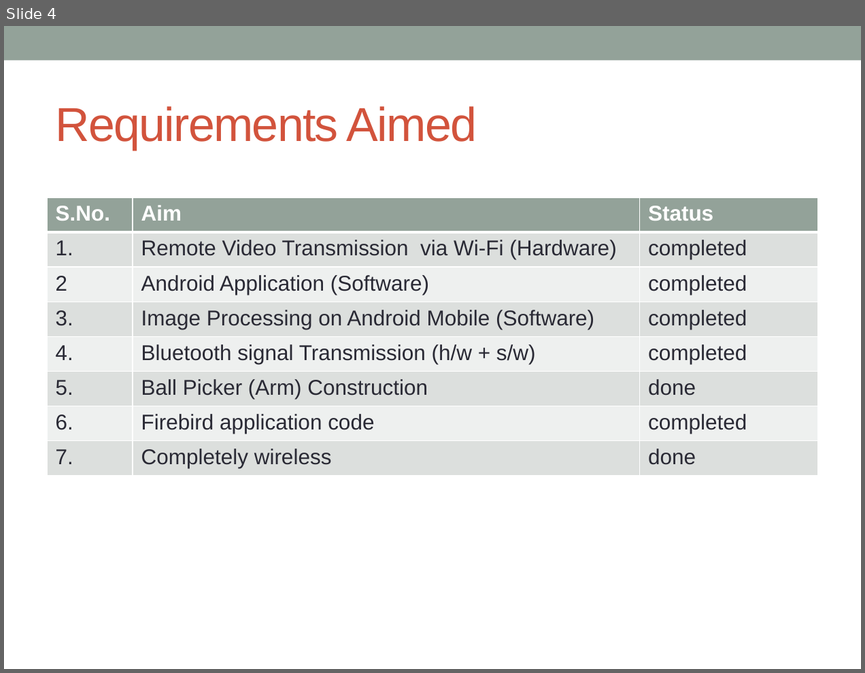
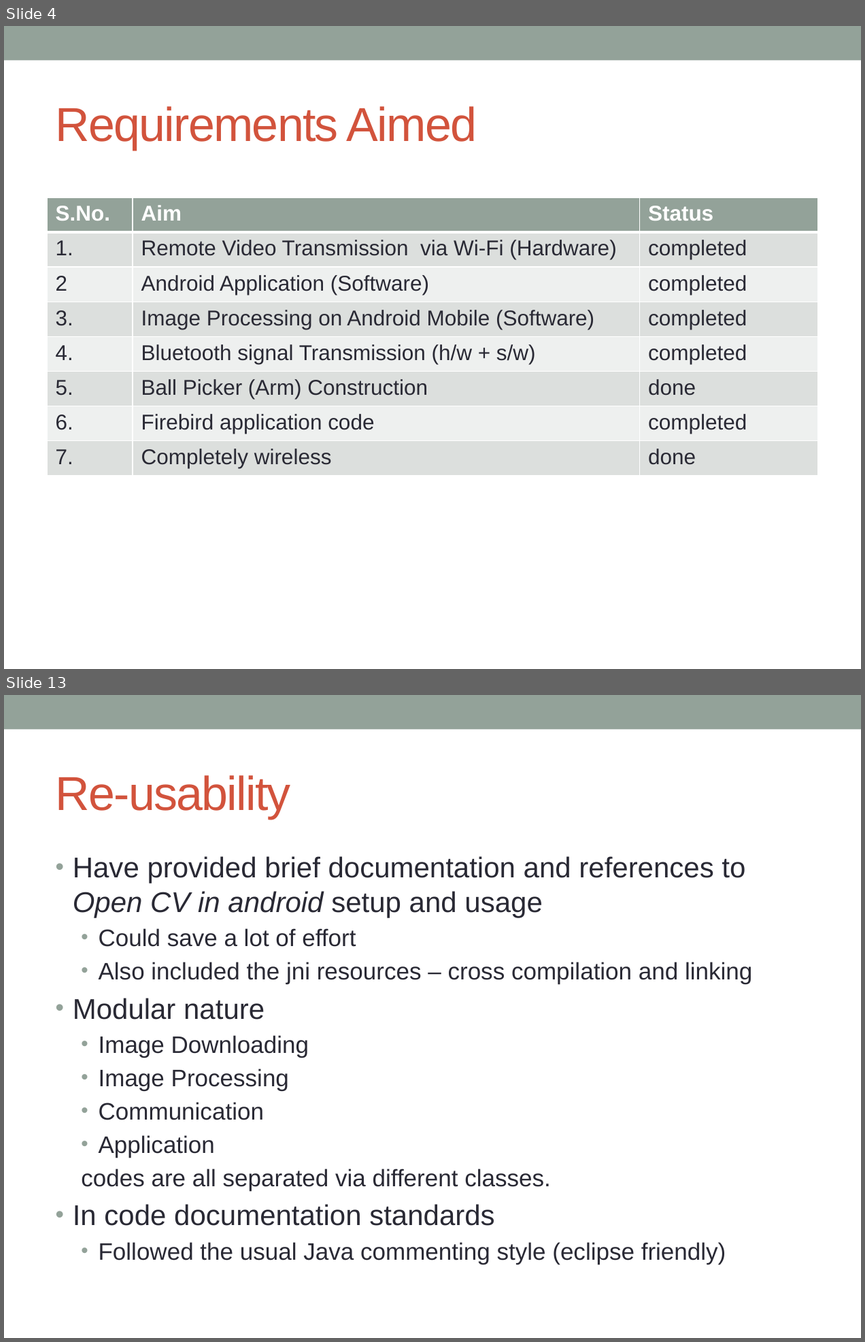
Before and after one commit to mintuhouse/AndroidBasedTennisBallCollector_group14_cs308_2012, a slide deck: Documentation/cs308_2012_team14_final_pres.pptx. Shown one above the other, each under a label of ours: slide 4 before the commit, slides 4 and 13 after it; the slides between them are not shown. The pictures are 865x673 and 865x1342 pixels, drawn with LibreOffice and Linux fonts; fonts in the diff are those of the drawing. Boxes give left, top, right and bottom in pixels: in the first picture for what was removed or moved away, otherwise in the second. Text is boxed around its words. In the diff, an @@ line names an element or a change of style, - is before the commit and + after.

```diff
--- a/Documentation/cs308_2012_team14_final_pres.pptx
+++ b/Documentation/cs308_2012_team14_final_pres.pptx
@@ slide 13 added at bbox=[4, 695, 861, 1338], background #FFFFFF; not listed: 1 template element that a slide beside it also shows @@
@@ title added at bbox=[56, 775, 291, 819], 40 pt, text #D2533C @@
+Re-usability
@@ text added at bbox=[73, 856, 752, 1264], 20 pt, text #292934 @@
+• Have provided brief documentation and references to Open CV in android setup and usage
+  • Could save a lot of effort
+  • Also included the jni resources – cross compilation and linking
+• Modular nature
+  • Image Downloading
+  • Image Processing
+  • Communication
+  • Application
+  codes are all separated via different classes.
+• In code documentation standards
+  • Followed the usual Java commenting style (eclipse friendly)
```
Also in this commit, not shown: 1 slide changed, 8 other slides added, 3 other files.
